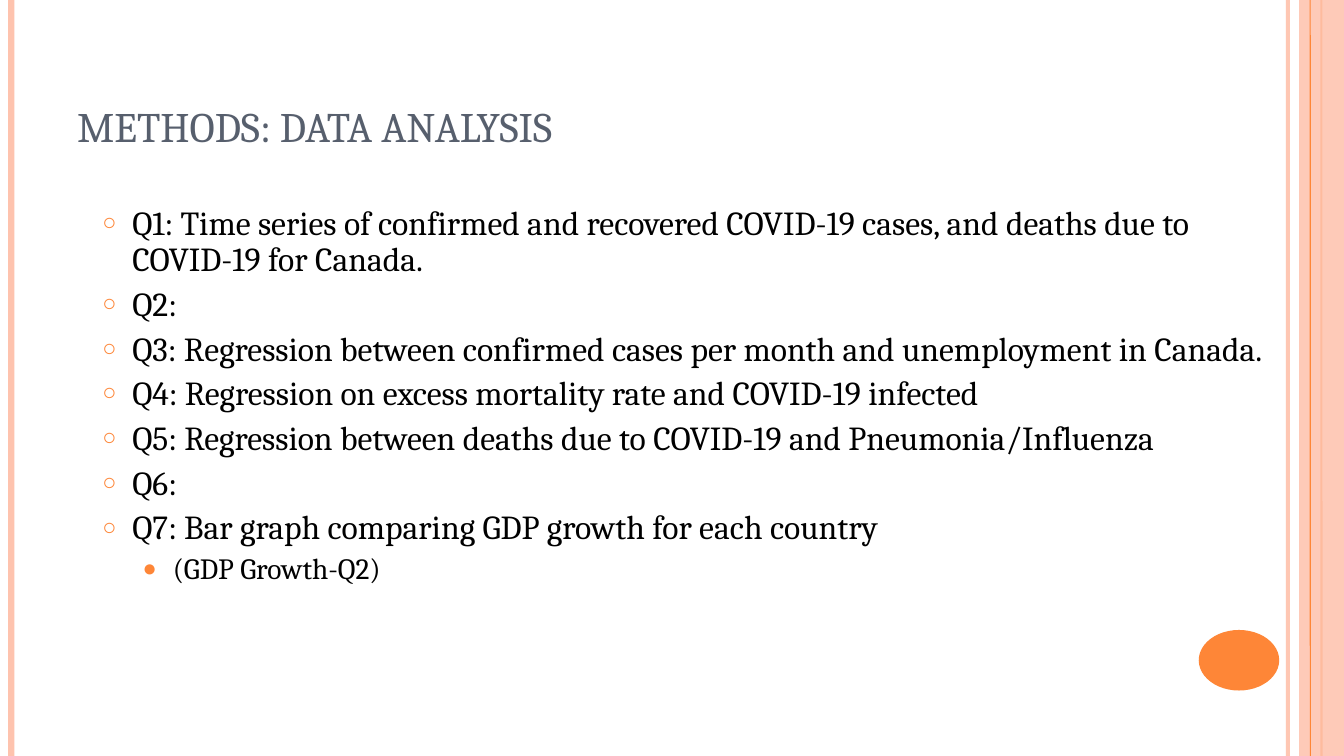
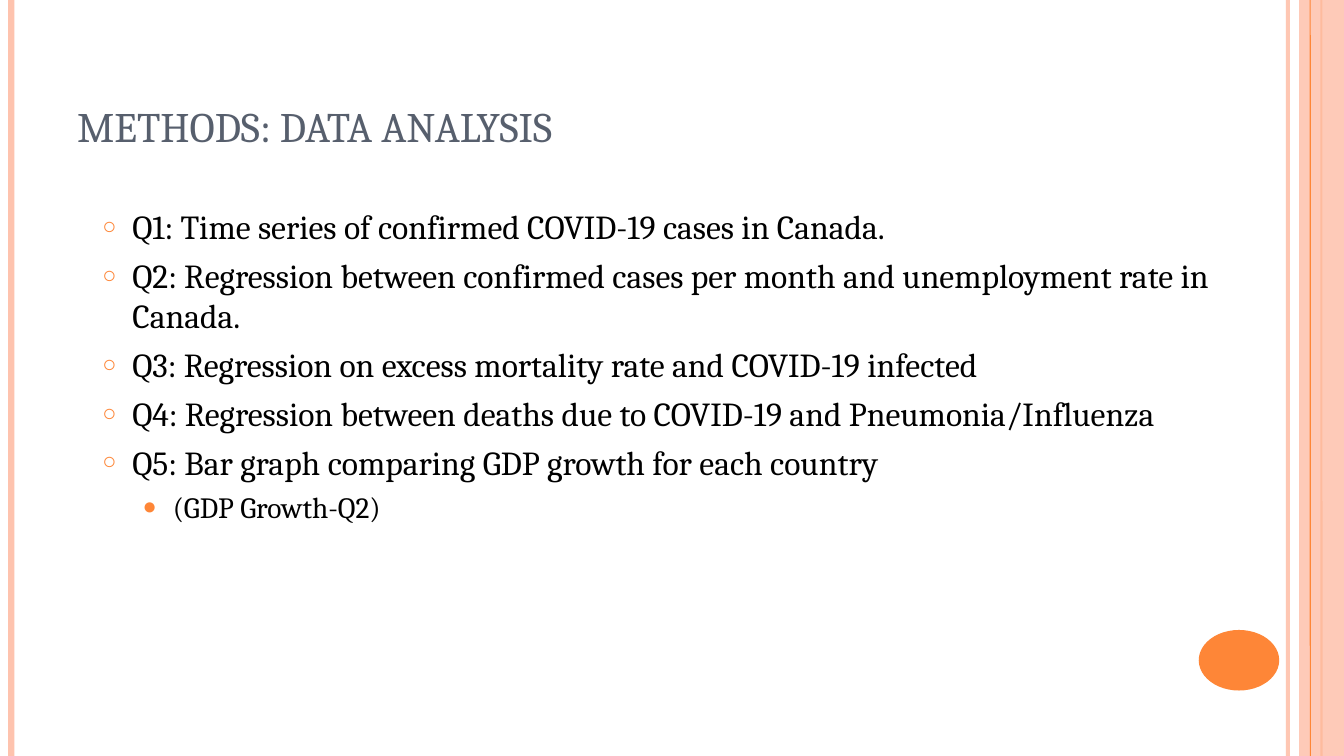
Before and after one commit to BunmiOlakanmi/Project, a slide deck: slide 9 of COVID-19 - analysis.ppt. Drawn at 1344x756 pixels with LibreOffice and Linux fonts; fonts in the diff are those of the drawing. Boxes give left, top, right and bottom in pixels: in the first picture for what was removed or moved away, otherwise in the second. Text is boxed around its words. In the diff, an @@ line names an element or a change of style, - is before the commit and + after.

```diff
--- a/COVID-19 - analysis.ppt
+++ b/COVID-19 - analysis.ppt
@@ text at [132, 215, 1209, 483]: text changed @@
-○ Q1: Time series of confirmed and recovered COVID-19 cases, and deaths due to COVID-19 for Canada.
-○ Q2:
-○ Q3: Regression between confirmed cases per month and unemployment in Canada.
-○ Q4: Regression on excess mortality rate and COVID-19 infected
-○ Q5: Regression between deaths due to COVID-19 and Pneumonia/Influenza
-○ Q6:
-○ Q7: Bar graph comparing GDP growth for each country
+○ Q1: Time series of confirmed COVID-19 cases in Canada.
+○ Q2: Regression between confirmed cases per month and unemployment rate in Canada.
+○ Q3: Regression on excess mortality rate and COVID-19 infected
+○ Q4: Regression between deaths due to COVID-19 and Pneumonia/Influenza
+○ Q5: Bar graph comparing GDP growth for each country
@@ text at [173, 497, 380, 523]: line spacing 0.9 to 1 @@
```
Also in this commit, not shown: 5 other slides changed, 7 slides added, 2 slides removed.
